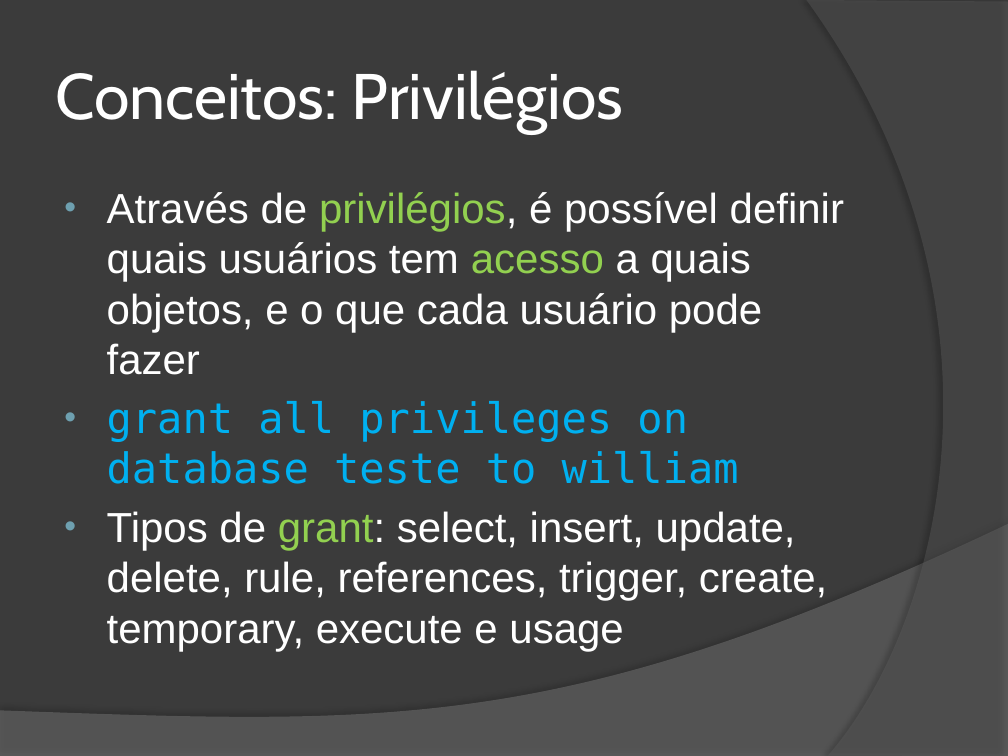
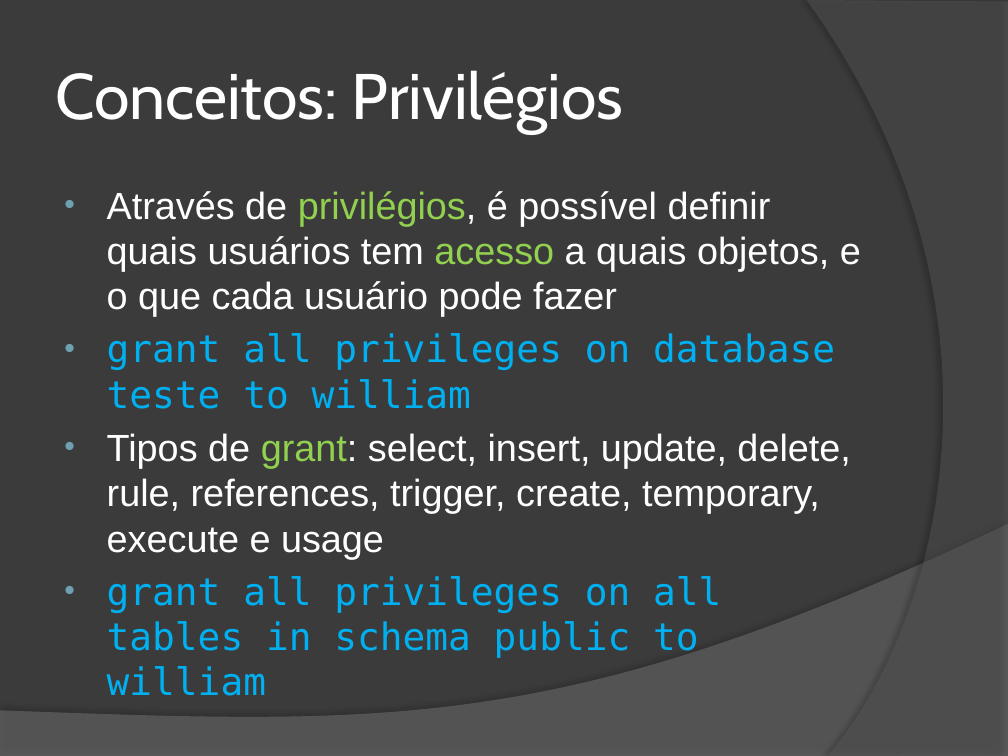
Before and after one commit to wind39/wind39.github.io, a slide deck: slide 16 of curso/modulo3capitulo5.pptx. Drawn at 1008x756 pixels with LibreOffice and Linux fonts; fonts in the diff are those of the drawing. Boxes give left, top, right and bottom in pixels: in the first picture for what was removed or moved away, otherwise in the second. Text is boxed around its words. In the diff, an @@ line names an element or a change of style, - is before the commit and + after.

```diff
--- a/curso/modulo3capitulo5.pptx
+++ b/curso/modulo3capitulo5.pptx
@@ text at [107,191,861,559]: size 30 to 27 pt in "Através de privilégios, é possível definir quais ...", "grant all privileges on database teste to ...", "Tipos de grant: select, insert, update, delete, ..." @@
@@ text at [107,576,721,696]: paragraph added @@
+• grant all privileges on all tables in schema public to william
```
Also in this commit, not shown: 2 other slides changed, 1 slide added, 4 other files.
